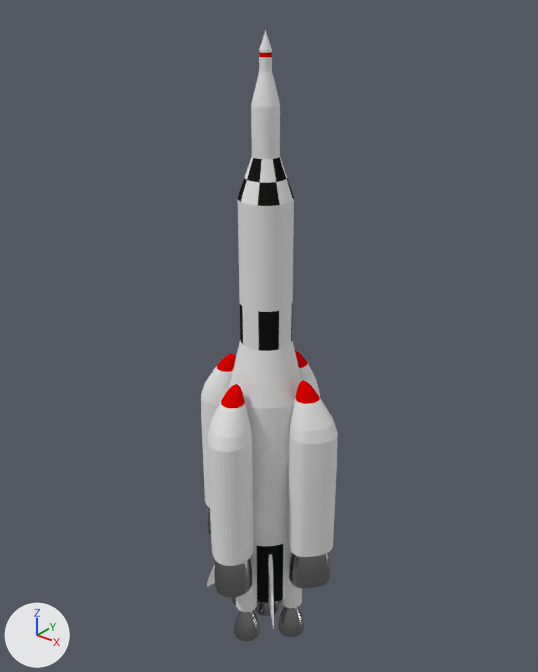
One commit to the Blender file Assets/Blender Models/rocket.blend: the scene before it, then after it.
Rendered twice from a camera (50 mm lens) standing at (32.6, -40.4, 54.3) and looking at (-0.7, 1.2, 28.4). Arrows for +X, +Y and +Z are at lower left; the lights stay in place.

The first picture shows 'SRBs', 'Stage 1', 'Stage 2', 'Stage 3'.
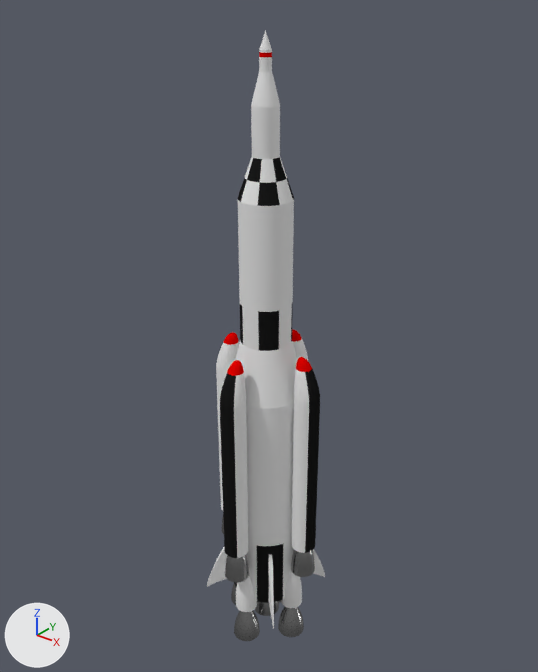
Commit message: Rocket Remodel + Level 1

ob_srb_array_target is not drawn itself; it is used by a modifier of ob_srbs.

What differs and where, as boxes (x1, y1, x2, y2) in the pictures (538 x 672 px):
'SRBs', deleted
    before: (201, 351, 338, 597)
    faces in mat_white (white #e7e7e7): (201, 363, 338, 566)
    faces in mat_engine: (208, 508, 330, 597)
    faces in mat_red (red #e00200): (217, 351, 320, 408)
'SRB 1', added
    after: (220, 360, 249, 583)
    faces in mat_black (black #1b1b1b): (220, 373, 237, 558)
    faces in mat_white (white #e7e7e7): (220, 372, 248, 558)
    faces in mat_engine: (225, 555, 249, 583)
    faces in mat_red (red #e00200): (227, 360, 244, 376)
'SRB 2', added
    after: (291, 357, 320, 577)
    faces in mat_white (white #e7e7e7): (292, 370, 309, 553)
    faces in mat_black (black #1b1b1b): (305, 369, 320, 553)
    faces in mat_engine: (291, 550, 315, 577)
    faces in mat_red (red #e00200): (296, 357, 312, 372)
'SRB 4', added
    after: (216, 332, 239, 534)
    faces in mat_white (white #e7e7e7): (216, 341, 239, 510)
    faces in mat_red (red #e00200): (223, 332, 238, 345)
'SRB 3', added
    after: (292, 330, 308, 360)
    faces in mat_white (white #e7e7e7): (293, 339, 308, 360)

Patch to the scene script:
```diff
--- a/Assets/Blender Models/rocket.blend.py
+++ b/Assets/Blender Models/rocket.blend.py
@@ ob_srb_array_target @@
-ob_srb_array_target = bpy.data.objects.new('SRB Array Target', None)
@@ ob_srbs @@
-ob_srbs = bpy.data.objects.new('SRBs', me_cylinder_005)
@@ ob_srb_1 @@
+ob_srb_1 = bpy.data.objects.new('SRB 1', me_cylinder_003)  # 49 vertices, 49 faces; spans x -1.1..1.1, y -5.2..-2.9, z 8.0..28.8; in mat_white (white #e7e7e7), mat_red (red #e00200), mat_black (black #1b1b1b); modifiers SUBSURF
+ob_srb_1.location = (0.0, 0.0, 0.0)
@@ ob_srb_2 @@
+ob_srb_2 = bpy.data.objects.new('SRB 2', me_cylinder_004)  # 49 vertices, 49 faces; spans x 2.9..5.2, y -1.1..1.1, z 8.0..28.8; in mat_white (white #e7e7e7), mat_red (red #e00200), mat_black (black #1b1b1b); modifiers SUBSURF
+ob_srb_2.location = (0.0, 0.0, 0.0)
@@ ob_srb_3 @@
+ob_srb_3 = bpy.data.objects.new('SRB 3', me_cylinder_006)  # 49 vertices, 49 faces; spans x -1.1..1.1, y 2.9..5.2, z 8.0..28.8; in mat_white (white #e7e7e7), mat_red (red #e00200), mat_black (black #1b1b1b); modifiers SUBSURF
+ob_srb_3.location = (0.0, 0.0, 0.0)
@@ ob_srb_4 @@
+ob_srb_4 = bpy.data.objects.new('SRB 4', me_cylinder_007)  # 49 vertices, 49 faces; spans x -5.2..-2.9, y -1.1..1.1, z 8.0..28.8; in mat_white (white #e7e7e7), mat_red (red #e00200), mat_black (black #1b1b1b); modifiers SUBSURF
+ob_srb_4.location = (0.0, 0.0, 0.0)
```
